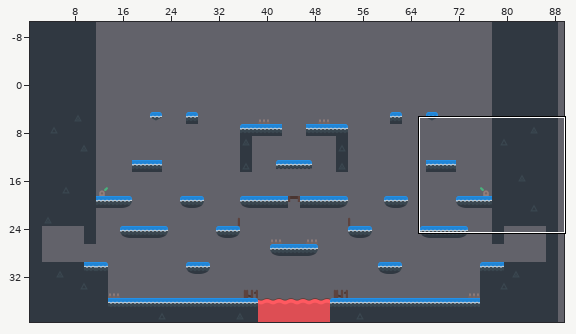
An edit to a level. Tiled map, ProyectosHito2/KOTJ_CargaMapas/resources/mapas/mapaHielo.tmx. Above: a wide view before the commit, with the close-up outlined.
Close-up. Before the commit:
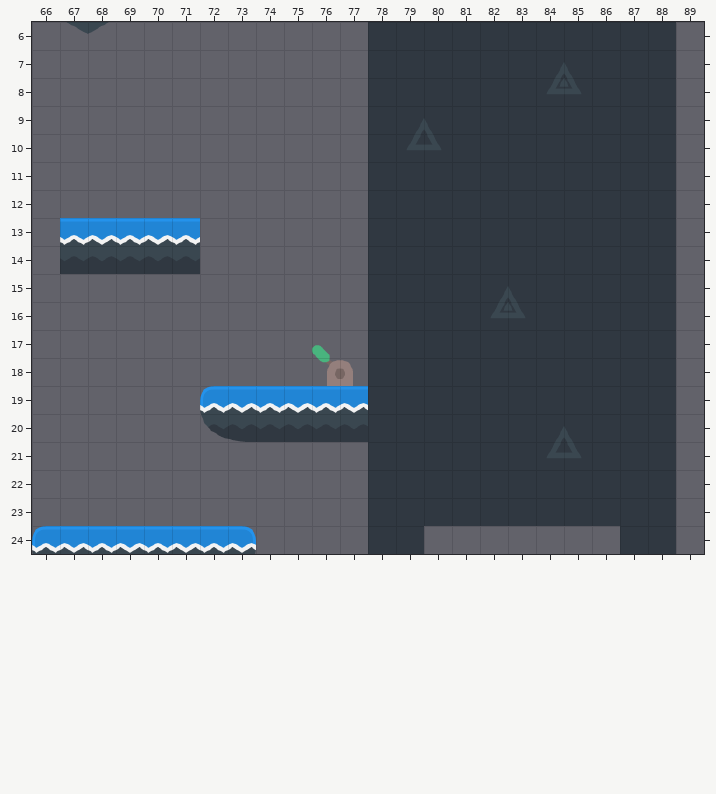
Cells are 32x32 px. Shown: x 66..89, y 6..24. The commit also changed other parts of the map, which this record leaves out. The old version is drawn lined up with the new one.
After the commit:
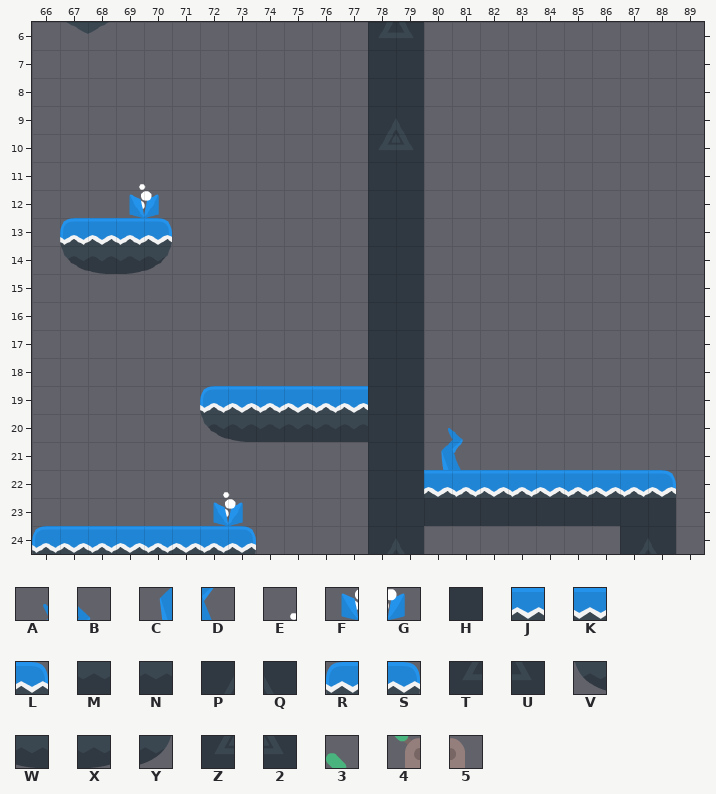
Key: from "tilesheet_complete": A 370, B 371, C 414, D 415, E 462, F 506, G 507, H 528, J 531, K 532, L 535, M 574, N 575, P 616, Q 617, R 630, S 633, T 660, U 661, V 674, W 675, X 676, Y 677, Z 748, 2 749, 3 898, 4 942, 5 943.
_ is an empty cell.
Changes in this commit:
map size 90x50 -> 90x40 cells (old content now starts at 0,-10; both pictures use the new coordinates)
Layer "Escenario":
Tile H becomes tile A in row 20 at x 80.
Tile H becomes tile B in row 20 at x 81.
Tile H becomes tile C in row 21 at x 80.
Tile H becomes tile D in row 21 at x 81.
The author put tile E in row 11 at x 69; in row 22 at x 72.
The author put tile F in row 12 at x 69; in row 23 at x 72.
The author put tile G in row 12 at x 70; in row 23 at x 73.
Tile H becomes tile J in row 22 at x 80, 82, 84 and 86.
Tile H becomes tile K in row 22 at x 81, 83, 85 and 87.
Tile H becomes tile L in row 22 at x 88.
Tile K becomes tile R in row 13 at x 67.
Tile J becomes tile S in row 13 at x 70.
Tile M becomes tile V in row 14 at x 67.
Tile N becomes tile W in row 14 at x 68.
Tile M becomes tile X in row 14 at x 69.
Tile N becomes tile Y in row 14 at x 70.
The author cleared tile 2 in row 8 at x 85; in row 16 at x 83.
The author cleared tile 3 in row 17 at x 76.
The author cleared tile 4 in row 18 at x 76.
The author cleared tile 5 in row 18 at x 77.
The author cleared tile H in row 6 at x 80 to 88; in rows 7 to 8 at x 80 to 83 and 86 to 88; in rows 9 to 10 at x 81 to 88; in rows 11 to 14 at x 80 to 88; in rows 15 to 16 at x 80 to 81 and 84 to 88; in rows 17 to 19 at x 80 to 88.
The author cleared tile H in rows 20 to 21 at x 82 to 83 and 86 to 88.
The author cleared tile K in row 13 at x 71.
The author cleared tile M in row 14 at x 71.
The author cleared tile P in row 7 at x 84; in row 15 at x 82; in row 20 at x 84.
The author cleared tile Q in row 7 at x 85; in row 9 at x 80; in row 15 at x 83; in row 20 at x 85.
The author cleared tile T in row 21 at x 84.
The author cleared tile U in row 10 at x 80; in row 21 at x 85.
The author cleared tile Z in row 8 at x 84; in row 16 at x 82.
Pixel boxes of the changes (left, top, right, bottom) in both close-ups:
changed: (424, 22, 676, 498)
changed: (60, 184, 200, 274)
removed: (312, 345, 353, 386)
added: (213, 492, 243, 526)
